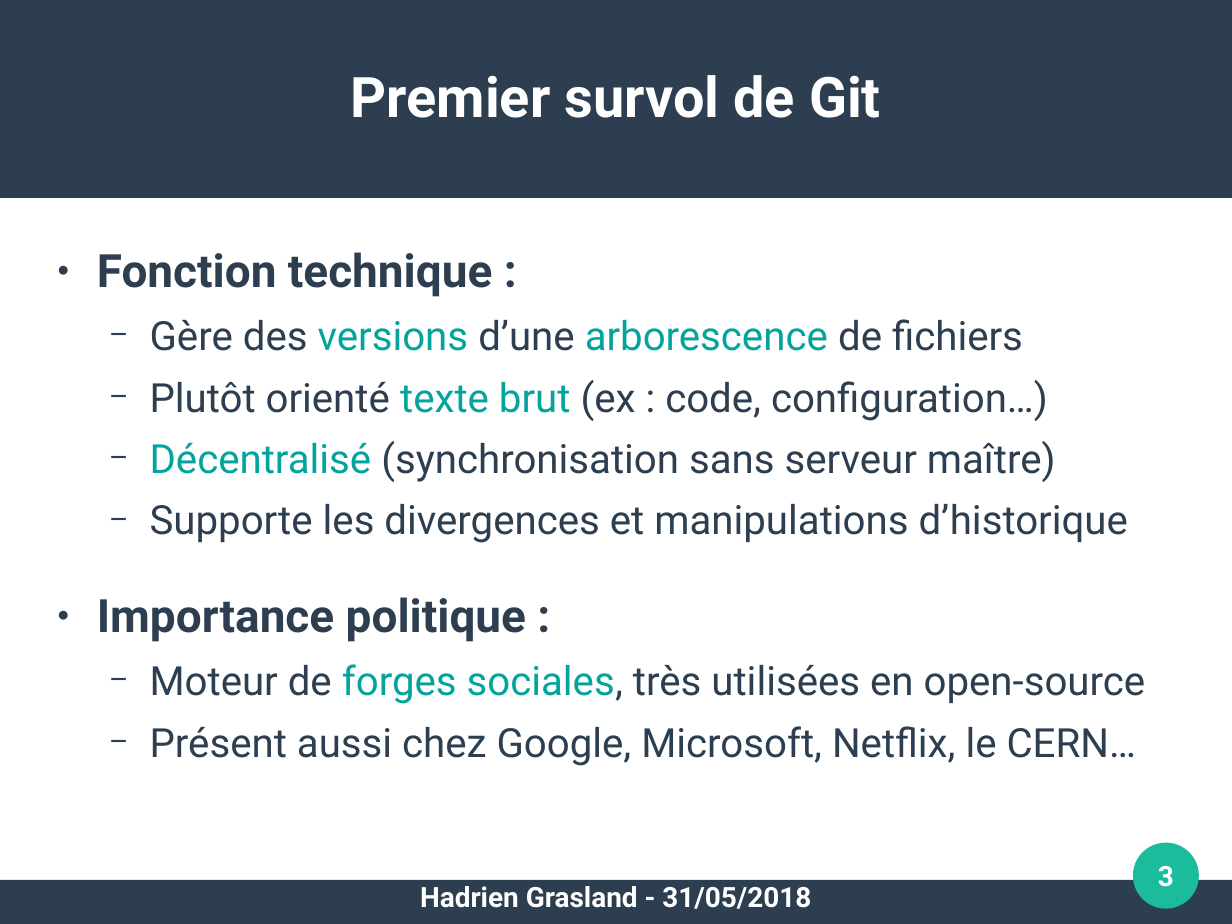
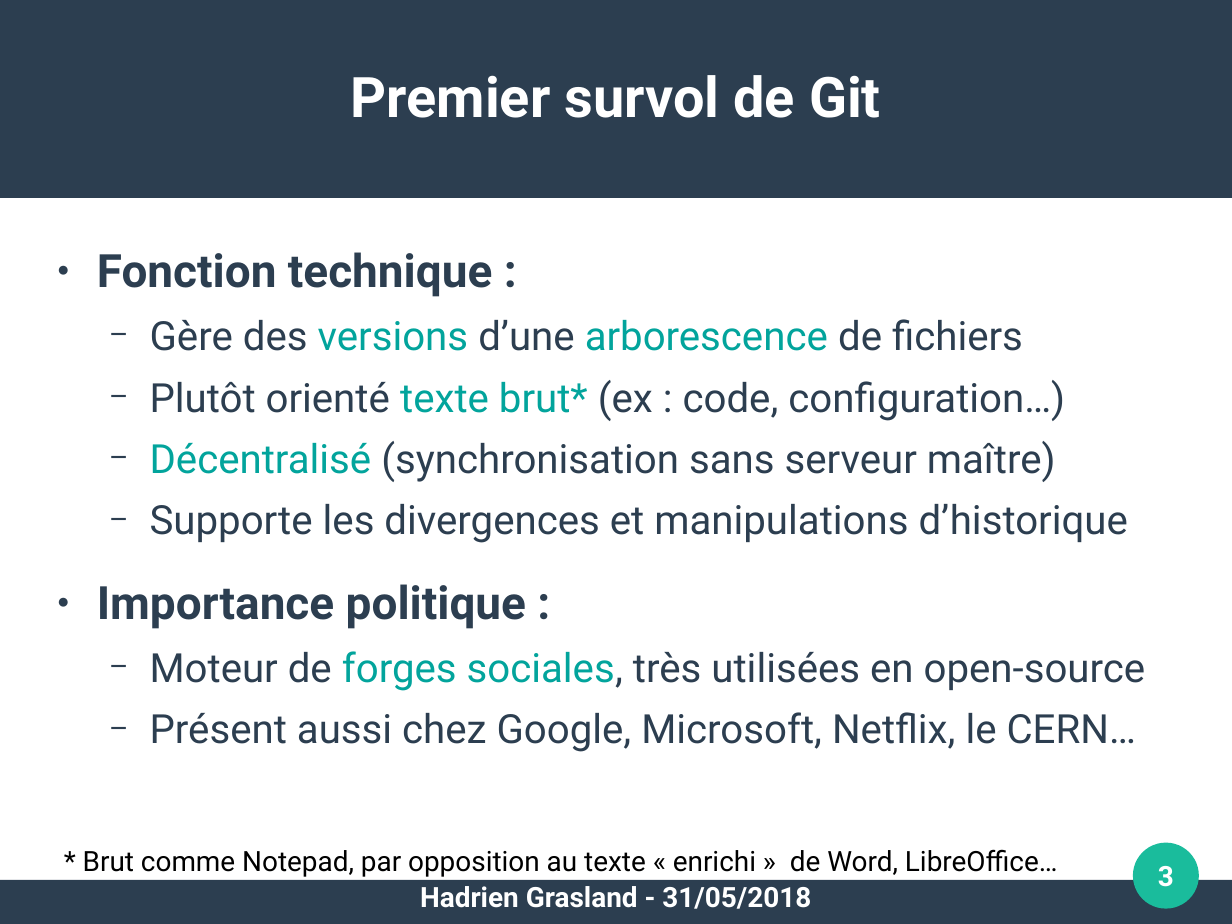
Before and after one commit to pushou/formation-git, a slide deck: slide 3 of Pres1-Introduction.odp. Drawn at 1232x924 pixels with LibreOffice and Linux fonts; fonts in the diff are those of the drawing. Boxes give left, top, right and bottom in pixels: in the first picture for what was removed or moved away, otherwise in the second. Text is boxed around its words. In the diff, an @@ line names an element or a change of style, - is before the commit and + after.

Commit message:
Clarifier ce qu'est le texte brut

```diff
--- a/Pres1-Introduction.odp
+++ b/Pres1-Introduction.odp
@@ text at (150,380,1065,421): text changed @@
-  − Plutôt orienté texte brut (ex : code, configuration…)
+  − Plutôt orienté texte brut* (ex : code, configuration…)
@@ text added at (83,849,1058,877), 18 pt, text #000000 @@
+* Brut comme Notepad, par opposition au texte « enrichi » de Word, LibreOffice…
```
Also in this commit, not shown: 1 other file.
